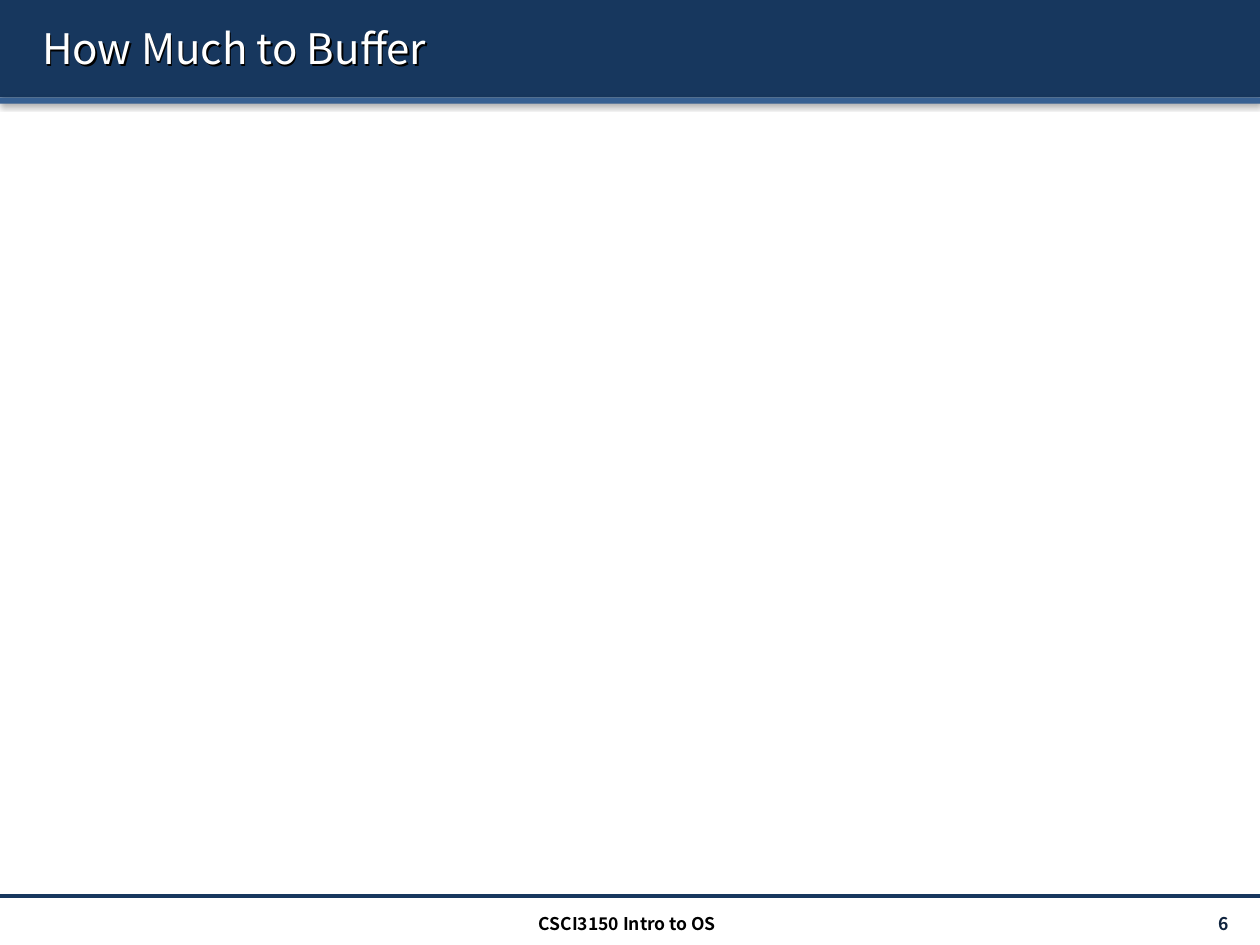
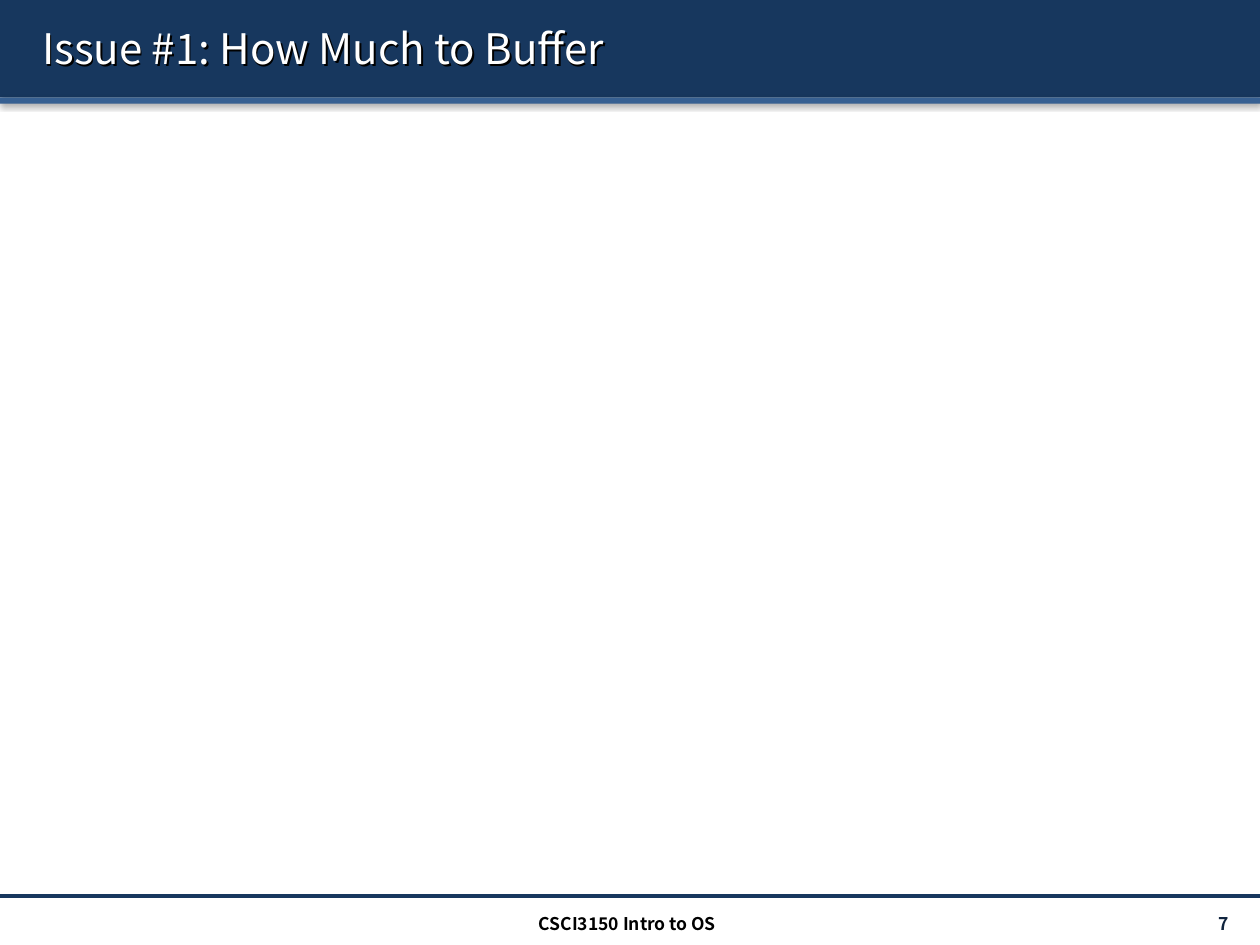
Before and after one commit to henryhxu/CSCI3150, a slide deck: slide 7 of lecture/lec15_lfs.pptx (slide 6 before the commit). Drawn at 1260x945 pixels with LibreOffice and Linux fonts; fonts in the diff are those of the drawing; grey boxes stand for pictures. Boxes give left, top, right and bottom in pixels: in the first picture for what was removed or moved away, otherwise in the second. Text is boxed around its words. In the diff, an @@ line names an element or a change of style, - is before the commit and + after.

```diff
--- a/lecture/lec15_lfs.pptx
+++ b/lecture/lec15_lfs.pptx
@@ title at [42,30,604,67]: text changed @@
-How Much to Buffer
+Issue #1: How Much to Buffer
@@ page number at [1218,917,1228,930]: text changed @@
-6
+7
```
Also in this commit, not shown: 13 other slides changed, 6 slides added.
